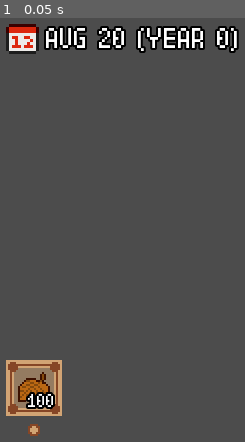
Above: before the commit, frame 1.
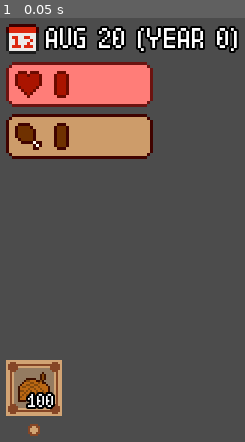
Above: after the commit, the same moment.

Repository: SartoRiccardo/wgj-273
Game: Godot game, scene res://ui/GameUI.tscn
The game is run twice, just before and just after one commit, with the same random seed, the same clock (stepped at 60 frames per second) and the same inputs. This scene is started directly instead of the project's main scene.
Inputs:
- Up to frame 1 (0.05 s): no input

The runs differ from the first frame. In frame 1, 13% of the frame differs, in the area x 2-63%, y 10-34%.

Commit message:
Hunger

Diff:
--- a/Game.gd
+++ b/Game.gd
@@ -10,9 +10,6 @@
 	$SeasonTimer.connect("timeout", self, "_on_season_timeout")
 	$SeasonTimer.start()
 
-func _process(_d):
-	Helpers.writeln_console("Time left: " + String(round($SeasonTimer.time_left)))
-
 func get_current_season():
 	return season_cycle[current_season]
 
--- a/Main.tscn
+++ b/Main.tscn
@@ -9,6 +9,7 @@
 [ext_resource path="res://assets/placeholders/water.png" type="Texture" id=7]
 [ext_resource path="res://entities/interactables/River.tscn" type="PackedScene" id=8]
 [ext_resource path="res://ui/GameUI.tscn" type="PackedScene" id=9]
+[ext_resource path="res://resources/font.tres" type="DynamicFont" id=10]
 
 [sub_resource type="TileSet" id=1]
 0/name = "water.png 0"
@@ -25,6 +26,9 @@
 0/shape_one_way_margin = 0.0
 0/shapes = [  ]
 0/z_index = 0
+
+[sub_resource type="StyleBoxFlat" id=2]
+bg_color = Color( 0, 0, 0, 0.337255 )
 
 [node name="Game" type="Node" groups=["game_root"]]
 script = ExtResource( 4 )
@@ -71,7 +75,6 @@
 [node name="Console" type="CanvasLayer" parent="."]
 
 [node name="MarginContainer" type="MarginContainer" parent="Console"]
-visible = false
 anchor_right = 1.0
 anchor_bottom = 1.0
 size_flags_horizontal = 2
@@ -80,13 +83,17 @@
 "_edit_use_anchors_": false
 }
 
-[node name="RichTextLabel" type="RichTextLabel" parent="Console/MarginContainer" groups=["console"]]
+[node name="PanelContainer" type="PanelContainer" parent="Console/MarginContainer"]
 margin_right = 384.0
-margin_bottom = 216.0
+margin_bottom = 12.0
+size_flags_vertical = 0
+custom_styles/panel = SubResource( 2 )
+
+[node name="RichTextLabel" type="Label" parent="Console/MarginContainer/PanelContainer" groups=["console"]]
+margin_right = 384.0
+margin_bottom = 12.0
+custom_fonts/font = ExtResource( 10 )
 text = "aaa"
-__meta__ = {
-"_edit_use_anchors_": false
-}
 
 [node name="SpawningManager" parent="." instance=ExtResource( 5 )]
 
--- a/entities/Player.gd
+++ b/entities/Player.gd
@@ -1,9 +1,13 @@
 extends KinematicBody2D
+
+signal hurt(lives)
+signal hunger(hunger)
 
 export (int) var MAX_SPEED = 200
 export (int) var ACCELERATION = 500
 export (int) var DECELERATION = 750
 export (int) var SHOOT_RANGE = 250
+export (Array, Resource) var edible_items
 
 const PROJECTILE_SCENE = preload("res://entities/Projectile.tscn")
 var PROJECTILE_RES = {
@@ -11,6 +15,7 @@
 	Enums.Item.HONEY: load("res://resources/projectiles/projectile_honey.tres"),
 	Enums.Item.FISH: load("res://resources/projectiles/projectile_fish.tres")
 }
+const HUNGER_STAGES = 6
 
 enum State { NORMAL, PICKUP, FLEEING }
 
@@ -20,8 +25,11 @@
 var velocity = mov_vector
 var speed = 0.0
 var interacting_with = null
+var in_water = false
+
 var lives = 5
-var in_water = false
+onready var hunger_timeout = $Hunger.wait_time
+onready var prev_hunger = HUNGER_STAGES-1
 
 func _ready():
 	$ActionTimer.connect("timeout", self, "_on_action_timeout")
@@ -32,10 +40,7 @@
 func _process(delta):
 	handle_movement_inputs()
 	handle_inventory_inputs()
-	Helpers.writeln_console(State.keys()[state])
-	Helpers.writeln_console(str($Inventory))
-	Helpers.writeln_console("Equipped: %s - %s" % [Enums.Item.keys()[$Inventory.equipped], $Inventory.get_amount($Inventory.equipped)])
-	Helpers.writeln_console("Lives: %s - Invuln: %s" % [lives, $Invulnerability.time_left])
+	handle_hunger()
 
 	match state:
 		State.FLEEING:
@@ -60,7 +65,7 @@
 
 func process_normal(delta):
 	if Input.is_action_pressed("do_action"):
-		handle_actions()
+		handle_actions(Input.is_action_just_pressed("do_action"))
 		if interacting_with != null:
 			speed = 0.0
 			velocity = Vector2.ZERO
@@ -74,8 +79,8 @@
 	handle_movement(delta)
 	update_sprite()
 
-	Helpers.writeln_console("Targets: %s" % String(get_valid_shoot_targets()))
 	if Input.is_action_just_pressed("do_action"):
+		var should_eat = true
 		var targets = get_valid_shoot_targets()
 		if targets.size() > 0:
 			var projectile_root = Helpers.get_first_of_group("projectile_root")
@@ -88,7 +93,11 @@
 				var stun_data = target.get_stun_for($Inventory.equipped)
 				if stun_data:
 					$Inventory.remove($Inventory.equipped, stun_data.amount_needed)
+				should_eat = false
 				projectile_root.add_child(projectile)
+
+			if should_eat:
+				eat()
 
 func handle_movement(delta):
 	mov_vector = Vector2.ZERO
@@ -127,17 +136,30 @@
 	if Input.is_action_just_pressed("prev_inv_item"):
 		$Inventory.equip_prev()
 
-func handle_actions():
+func handle_actions(is_just_pressed=false):
 	var interactables = $ActionRange.get_overlapping_areas()
-	if interactables.size() == 0:
-		return
-	if interacting_with == null:
+	if interactables.size() == 0 and is_just_pressed:
+		eat()
+		return
+
+	if interacting_with == null and state != State.FLEEING:
 		for area in interactables:
 			var interactable = area.get_parent()
 			if interactable.is_pickuppable($Inventory):
 				interacting_with = interactables[0].get_parent()
 				$ActionTimer.start(interacting_with.interactable_data.time)
 				break
+
+func handle_hunger():
+	Helpers.writeln_console($Hunger.time_left)
+	var time_left = $Hunger.time_left
+	var seconds_per_hunger = hunger_timeout/HUNGER_STAGES
+	var hunger_points = clamp(
+		floor(time_left/seconds_per_hunger), 0, HUNGER_STAGES-1
+	)
+	if prev_hunger != hunger_points:
+		emit_signal("hunger", hunger_points)
+		prev_hunger = hunger_points
 
 func update_sprite():
 	if pressed_actions.size() == 0:
@@ -170,6 +192,16 @@
 			$AnimatedSprite.set_frame(0)
 		$AnimatedSprite.play()
 
+func eat():
+	var equipped = $Inventory.equipped
+	for item in edible_items:
+		if item.item == equipped and $Inventory.get_amount(equipped) > 0:
+			var hunger_gained = hunger_timeout/HUNGER_STAGES * item.points_filled
+			if hunger_gained+$Hunger.time_left > hunger_timeout:
+				return
+			$Inventory.remove(item.item, 1)
+			$Hunger.start($Hunger.time_left + hunger_gained)
+
 # TODO optimize, don't do every frame, update only when necessary
 func get_valid_shoot_targets():
 	var hazards = get_tree().get_nodes_in_group("angered")
@@ -185,8 +217,9 @@
 	return $Inventory
 
 func get_hurt():
-	if $Invulnerability.time_left == 0:
+	if $Invulnerability.time_left == 0 and lives > 0:
 		lives -= 1
+		emit_signal("hurt", lives)
 		$Invulnerability.start()
 
 func _on_action_timeout():
--- a/entities/Player.tscn
+++ b/entities/Player.tscn
@@ -1,8 +1,19 @@
-[gd_scene load_steps=17 format=2]
+[gd_scene load_steps=20 format=2]
 
 [ext_resource path="res://assets/player.png" type="Texture" id=1]
 [ext_resource path="res://entities/Player.gd" type="Script" id=2]
 [ext_resource path="res://entities/properties/Inventory.tscn" type="PackedScene" id=3]
+[ext_resource path="res://resources/player/EdibleItem.gd" type="Script" id=4]
+
+[sub_resource type="Resource" id=15]
+script = ExtResource( 4 )
+item = 5
+points_filled = 0.2
+
+[sub_resource type="Resource" id=16]
+script = ExtResource( 4 )
+item = 4
+points_filled = 0.5
 
 [sub_resource type="AtlasTexture" id=8]
 atlas = ExtResource( 1 )
@@ -71,6 +82,7 @@
 collision_layer = 5
 collision_mask = 0
 script = ExtResource( 2 )
+edible_items = [ SubResource( 15 ), SubResource( 16 ) ]
 
 [node name="AnimatedSprite" type="AnimatedSprite" parent="."]
 position = Vector2( 0, -7.5 )
@@ -119,3 +131,8 @@
 wait_time = 5.0
 one_shot = true
 autostart = true
+
+[node name="Hunger" type="Timer" parent="."]
+wait_time = 60.0
+one_shot = true
+autostart = true
--- a/project.godot
+++ b/project.godot
@@ -13,6 +13,11 @@
 "class": "BearBehavior",
 "language": "GDScript",
 "path": "res://resources/hazards/BearBehavior.gd"
+}, {
+"base": "Resource",
+"class": "EdibleItem",
+"language": "GDScript",
+"path": "res://resources/player/EdibleItem.gd"
 }, {
 "base": "Resource",
 "class": "EntitySpawnData",
@@ -66,6 +71,7 @@
 } ]
 _global_script_class_icons={
 "BearBehavior": "",
+"EdibleItem": "",
 "EntitySpawnData": "",
 "FoxBehavior": "",
 "HazardResource": "",
--- /dev/null
+++ b/resources/player/EdibleItem.gd
@@ -0,0 +1,5 @@
+extends Resource
+class_name EdibleItem
+
+export (Enums.Item) var item = Enums.Item.FISH
+export (float) var points_filled = 0.2
--- /dev/null
+++ b/resources/player/edible_item_default.tres
@@ -0,0 +1,8 @@
+[gd_resource type="Resource" load_steps=2 format=2]
+
+[ext_resource path="res://resources/player/EdibleItem.gd" type="Script" id=1]
+
+[resource]
+script = ExtResource( 1 )
+item = 5
+points_filled = 0.2
--- a/resources/ui_theme.tres
+++ b/resources/ui_theme.tres
@@ -15,7 +15,10 @@
 margin_top = 6.0
 margin_bottom = 6.0
 
+[sub_resource type="StyleBoxEmpty" id=5]
+
 [resource]
 Label/fonts/font = ExtResource( 1 )
 Panel/styles/panel = SubResource( 4 )
 PanelContainer/styles/panel = SubResource( 4 )
+VSeparator/styles/separator = SubResource( 5 )
--- a/ui/GameUI.tscn
+++ b/ui/GameUI.tscn
@@ -1,9 +1,10 @@
-[gd_scene load_steps=5 format=2]
+[gd_scene load_steps=6 format=2]
 
 [ext_resource path="res://ui/GameUI.gd" type="Script" id=1]
 [ext_resource path="res://ui/DayCounter.tscn" type="PackedScene" id=2]
 [ext_resource path="res://resources/ui_theme.tres" type="Theme" id=3]
 [ext_resource path="res://ui/Inventory.tscn" type="PackedScene" id=4]
+[ext_resource path="res://ui/Stats.tscn" type="PackedScene" id=5]
 
 [node name="GameUI" type="CanvasLayer"]
 script = ExtResource( 1 )
@@ -26,4 +27,8 @@
 
 [node name="DayCounter" parent="MarginContainer/VBoxContainer" instance=ExtResource( 2 )]
 
+[node name="Stats" parent="MarginContainer/VBoxContainer" instance=ExtResource( 5 )]
+
 [node name="Inventory" parent="MarginContainer/VBoxContainer" instance=ExtResource( 4 )]
+margin_top = 71.0
+margin_right = 28.0
--- a/ui/Inventory.gd
+++ b/ui/Inventory.gd
@@ -59,6 +59,5 @@
 	update_pages(item)
 
 func _on_content_amount_change(item, _old_amount, new_amount):
-	print("EQUIPPED: %s, ITEM: %s" % [equipped, item])
 	if item == equipped:
 		update_item(item, new_amount)
--- /dev/null
+++ b/ui/ScalableControl.gd
@@ -0,0 +1,15 @@
+tool
+extends Control
+
+
+func _ready():
+	rescale()
+
+func _process(_delta):
+	if Engine.is_editor_hint():
+		rescale()
+
+func rescale():
+	if get_child_count() > 0:
+		var child = get_children()[0]
+		rect_min_size = child.rect_size * child.rect_scale
--- /dev/null
+++ b/ui/ScalableControl.tscn
@@ -0,0 +1,11 @@
+[gd_scene load_steps=2 format=2]
+
+[ext_resource path="res://ui/ScalableControl.gd" type="Script" id=1]
+
+[node name="ScalableControl" type="Control"]
+anchor_right = 1.0
+anchor_bottom = 1.0
+script = ExtResource( 1 )
+__meta__ = {
+"_edit_use_anchors_": false
+}
--- /dev/null
+++ b/ui/Stats.gd
@@ -0,0 +1,39 @@
+extends VBoxContainer
+
+onready var lives_root = $Lives/PanelContainer/MarginContainer/HBoxContainer/LifeRoot
+onready var hunger_root = $Hunger/PanelContainer/MarginContainer/HBoxContainer/HungerRoot
+
+func _ready():
+	var player = Helpers.get_player()
+	if player:
+		player.connect("hurt", self, "_on_player_hurt")
+		player.connect("hunger", self, "_on_player_hunger")
+		init_stats(player)
+
+func init_stats(player):
+	var life_point = lives_root.get_child(0)
+	for __ in range(player.lives-1):
+		lives_root.add_child(life_point.duplicate())
+
+	var hunger_point = hunger_root.get_child(0)
+	for __ in range(player.prev_hunger-1):
+		hunger_root.add_child(hunger_point.duplicate())
+
+func update_lives(amount):
+	_update_counter(lives_root, amount)
+
+func update_hunger(amount):
+	_update_counter(hunger_root, amount)
+
+func _update_counter(counter_root, amount):
+	for i in range(counter_root.get_child_count()):
+		var point = counter_root.get_child(i)
+		point.set_modulate(
+			Color.white if i < amount else Color.transparent
+		)
+
+func _on_player_hurt(lives):
+	update_lives(lives)
+
+func _on_player_hunger(hunger):
+	update_hunger(hunger)
--- /dev/null
+++ b/ui/Stats.tscn
@@ -0,0 +1,152 @@
+[gd_scene load_steps=12 format=2]
+
+[ext_resource path="res://assets/frames.png" type="Texture" id=1]
+[ext_resource path="res://ui/Stats.gd" type="Script" id=2]
+[ext_resource path="res://ui/ScalableControl.tscn" type="PackedScene" id=3]
+
+[sub_resource type="AtlasTexture" id=8]
+atlas = ExtResource( 1 )
+region = Rect2( 35, 0, 5, 5 )
+
+[sub_resource type="StyleBoxTexture" id=2]
+texture = SubResource( 8 )
+region_rect = Rect2( 0, 0, 5, 5 )
+margin_left = 2.0
+margin_right = 2.0
+margin_top = 2.0
+margin_bottom = 2.0
+
+[sub_resource type="AtlasTexture" id=3]
+atlas = ExtResource( 1 )
+region = Rect2( 21, 0, 9, 9 )
+
+[sub_resource type="AtlasTexture" id=4]
+atlas = ExtResource( 1 )
+region = Rect2( 30, 0, 5, 9 )
+
+[sub_resource type="AtlasTexture" id=1]
+atlas = ExtResource( 1 )
+region = Rect2( 35, 5, 5, 5 )
+
+[sub_resource type="StyleBoxTexture" id=5]
+texture = SubResource( 1 )
+region_rect = Rect2( 0, 0, 5, 5 )
+margin_left = 2.0
+margin_right = 2.0
+margin_top = 2.0
+margin_bottom = 2.0
+
+[sub_resource type="AtlasTexture" id=6]
+atlas = ExtResource( 1 )
+region = Rect2( 21, 9, 9, 9 )
+
+[sub_resource type="AtlasTexture" id=7]
+atlas = ExtResource( 1 )
+region = Rect2( 30, 9, 5, 9 )
+
+[node name="Stats" type="VBoxContainer"]
+margin_top = 19.0
+margin_right = 374.0
+margin_bottom = 67.0
+script = ExtResource( 2 )
+__meta__ = {
+"_edit_use_anchors_": false
+}
+
+[node name="Lives" parent="." instance=ExtResource( 3 )]
+anchor_right = 0.0
+anchor_bottom = 0.0
+margin_right = 374.0
+margin_bottom = 22.5
+rect_min_size = Vector2( 73.5, 22.5 )
+
+[node name="PanelContainer" type="PanelContainer" parent="Lives"]
+margin_right = 49.0
+margin_bottom = 15.0
+rect_scale = Vector2( 1.5, 1.5 )
+custom_styles/panel = SubResource( 2 )
+__meta__ = {
+"_edit_use_anchors_": false
+}
+
+[node name="MarginContainer" type="MarginContainer" parent="Lives/PanelContainer"]
+margin_left = 2.0
+margin_top = 2.0
+margin_right = 47.0
+margin_bottom = 13.0
+custom_constants/margin_right = 1
+custom_constants/margin_top = 1
+custom_constants/margin_left = 1
+custom_constants/margin_bottom = 1
+
+[node name="HBoxContainer" type="HBoxContainer" parent="Lives/PanelContainer/MarginContainer"]
+margin_left = 1.0
+margin_top = 1.0
+margin_right = 44.0
+margin_bottom = 10.0
+
+[node name="TextureRect" type="TextureRect" parent="Lives/PanelContainer/MarginContainer/HBoxContainer"]
+margin_right = 9.0
+margin_bottom = 9.0
+texture = SubResource( 3 )
+
+[node name="LifeRoot" type="HBoxContainer" parent="Lives/PanelContainer/MarginContainer/HBoxContainer"]
+margin_left = 13.0
+margin_right = 18.0
+margin_bottom = 9.0
+custom_constants/separation = 1
+
+[node name="LifePoint" type="TextureRect" parent="Lives/PanelContainer/MarginContainer/HBoxContainer/LifeRoot"]
+margin_right = 5.0
+margin_bottom = 9.0
+texture = SubResource( 4 )
+
+[node name="Hunger" parent="." instance=ExtResource( 3 )]
+anchor_right = 0.0
+anchor_bottom = 0.0
+margin_top = 26.0
+margin_right = 374.0
+margin_bottom = 48.5
+rect_min_size = Vector2( 73.5, 22.5 )
+
+[node name="PanelContainer" type="PanelContainer" parent="Hunger"]
+margin_right = 49.0
+margin_bottom = 15.0
+rect_scale = Vector2( 1.5, 1.5 )
+size_flags_horizontal = 0
+custom_styles/panel = SubResource( 5 )
+__meta__ = {
+"_edit_use_anchors_": false
+}
+
+[node name="MarginContainer" type="MarginContainer" parent="Hunger/PanelContainer"]
+margin_left = 2.0
+margin_top = 2.0
+margin_right = 47.0
+margin_bottom = 13.0
+custom_constants/margin_right = 1
+custom_constants/margin_top = 1
+custom_constants/margin_left = 1
+custom_constants/margin_bottom = 1
+
+[node name="HBoxContainer" type="HBoxContainer" parent="Hunger/PanelContainer/MarginContainer"]
+margin_left = 1.0
+margin_top = 1.0
+margin_right = 44.0
+margin_bottom = 10.0
+
+[node name="TextureRect" type="TextureRect" parent="Hunger/PanelContainer/MarginContainer/HBoxContainer"]
+margin_right = 9.0
+margin_bottom = 9.0
+texture = SubResource( 6 )
+
+[node name="HungerRoot" type="HBoxContainer" parent="Hunger/PanelContainer/MarginContainer/HBoxContainer"]
+margin_left = 13.0
+margin_right = 18.0
+margin_bottom = 9.0
+custom_constants/separation = 1
+
+[node name="HungerPoint" type="TextureRect" parent="Hunger/PanelContainer/MarginContainer/HBoxContainer/HungerRoot"]
+margin_right = 5.0
+margin_bottom = 9.0
+texture = SubResource( 7 )
--- a/util/helpers.gd
+++ b/util/helpers.gd
@@ -24,7 +24,9 @@
 func writeln_console(line):
 	var console = get_first_of_group("console")
 	if console:
-		console.add_text(String(line) + "\n")
+		if console.text != "":
+			console.text += "\n"
+		console.text += String(line)
 
 func _process(_delta):
 	var console = get_first_of_group("console")
Not shown: 1 places in Main.tscn that only renumber resources
Binary file changed: assets/frames.png
Not shown: 1 places in resources/ui_theme.tres that only renumber resources
